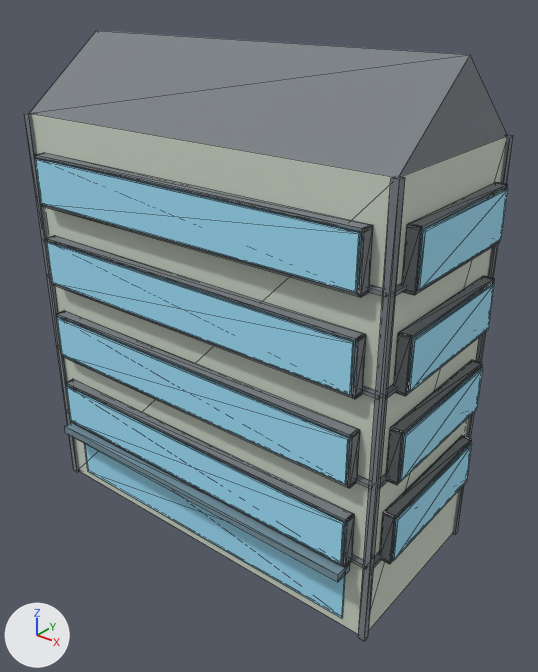
One commit to the glTF model public/buildings/lot_2x1.glb: the scene before it, then after it.
Both versions are drawn from a camera (50 mm lens) standing at (23.1, -15.6, 19.3) and looking at (8.1, 3.1, 7.7). The axes (+X, +Y, +Z) are drawn at lower left. The lights are the same throughout. The picture after the commit comes second. Mesh edges are drawn as thin lines.

Names of what the first picture shows: 'lot_2x1'.
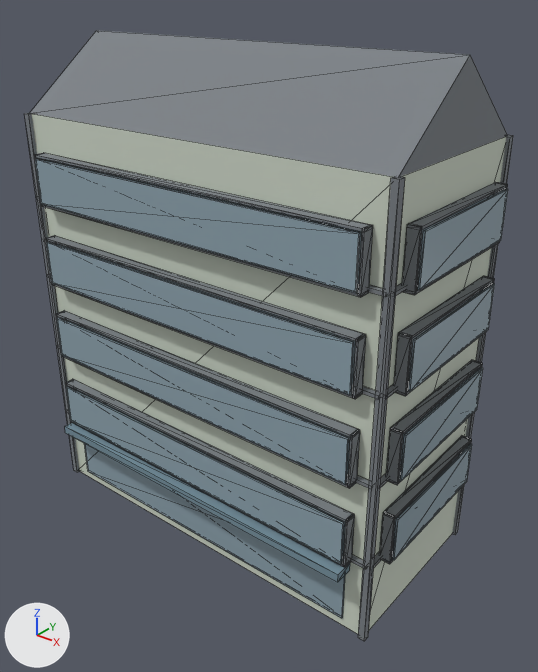
Edits to the bpy script that builds the scene:
```text
Change mat_lot_2x1_glass:
    mat_lot_2x1_glass.base_color: (0.35, 0.75, 0.95) -> (0.28, 0.38, 0.44)  # cyan #a0e1f9 -> greyish blue #90a6b1
```

What differs and where, as boxes (x1, y1, x2, y2) in the pictures (538 x 672 px):
'lot_2x1', recoloured (cyan to greyish blue): (33, 156, 508, 620) in both
